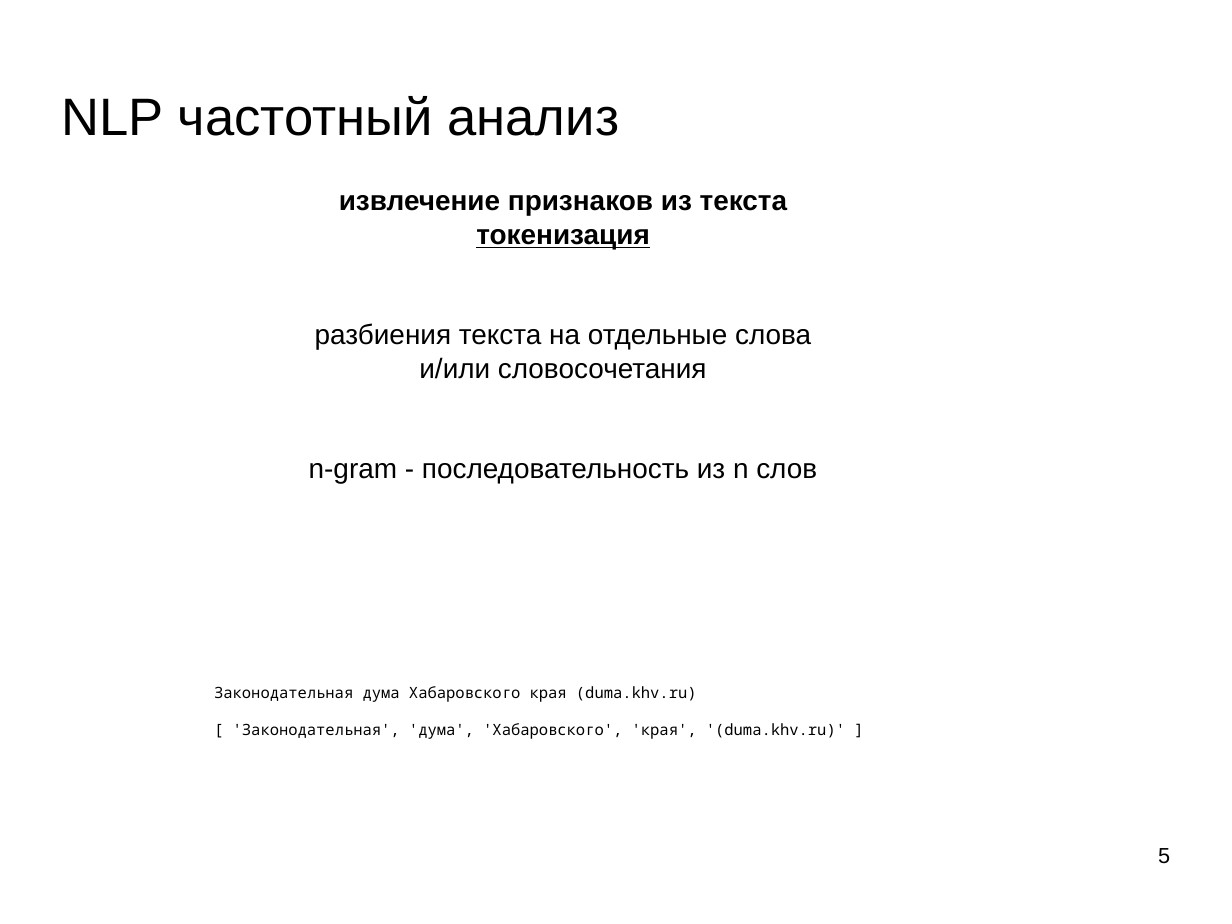
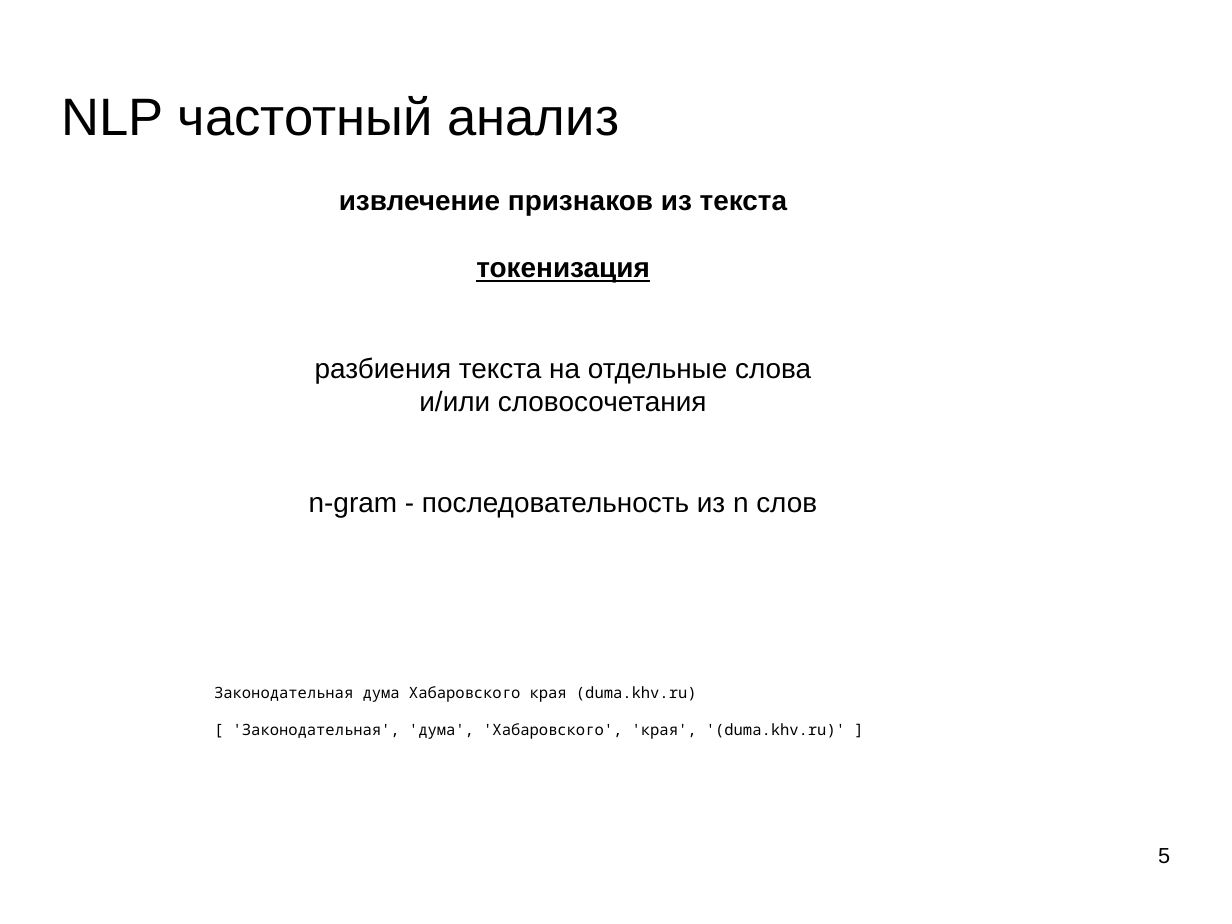
Before and after one commit to mechanoid5/ml_lectorium_legacy, a slide deck: slide 5 of 13-text-proc.odp. Drawn at 1232x924 pixels with LibreOffice and Linux fonts; fonts in the diff are those of the drawing; background and template pictures are left out. Boxes give left, top, right and bottom in pixels: in the first picture for what was removed or moved away, otherwise in the second. Text is boxed around its words. In the diff, an @@ line names an element or a change of style, - is before the commit and + after.

```diff
--- a/13-text-proc.odp
+++ b/13-text-proc.odp
@@ text "извлечение признаков из текста" rewrapped from (309,195,817,484) to (309,195,817,517) @@
```
Also in this commit, not shown: 6 other slides changed, 5 slides added, 2 other files.
